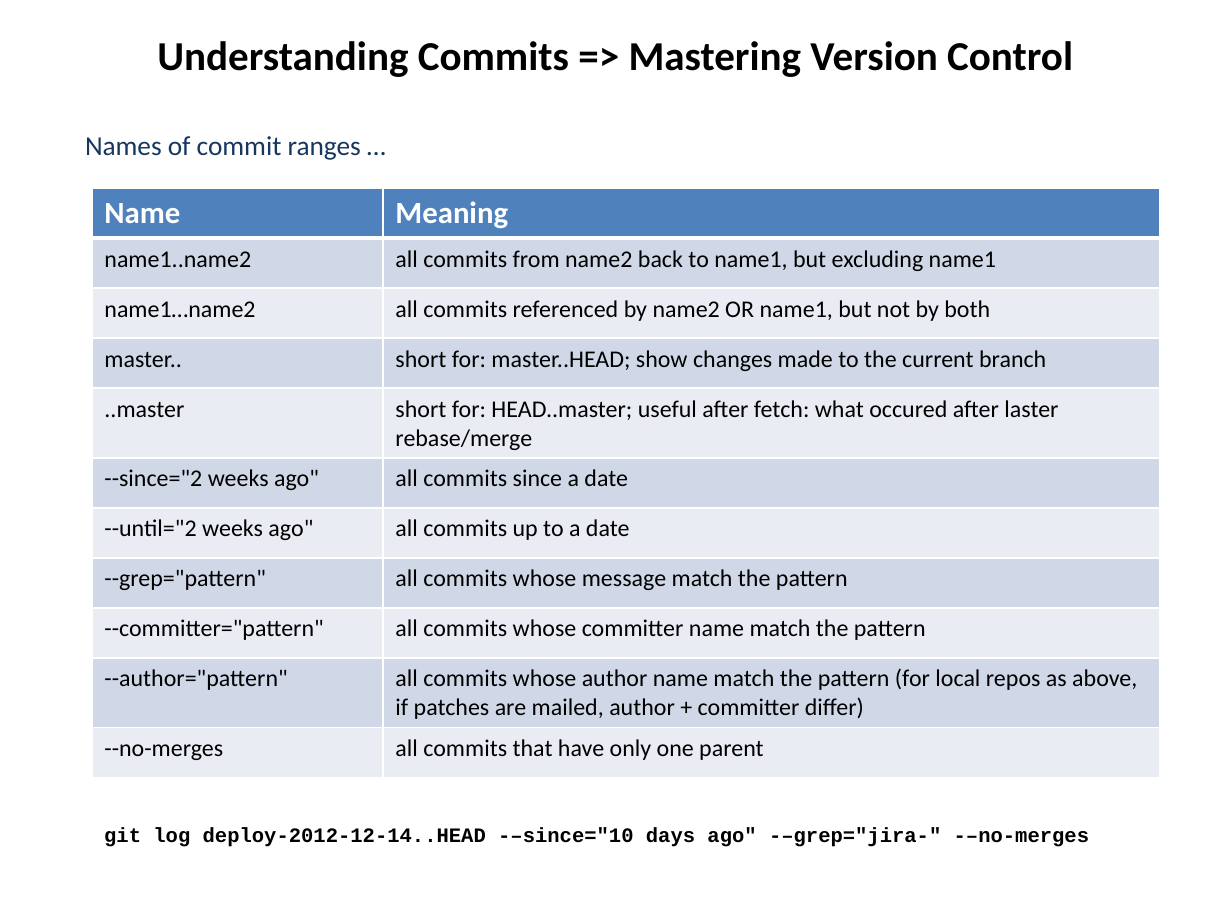
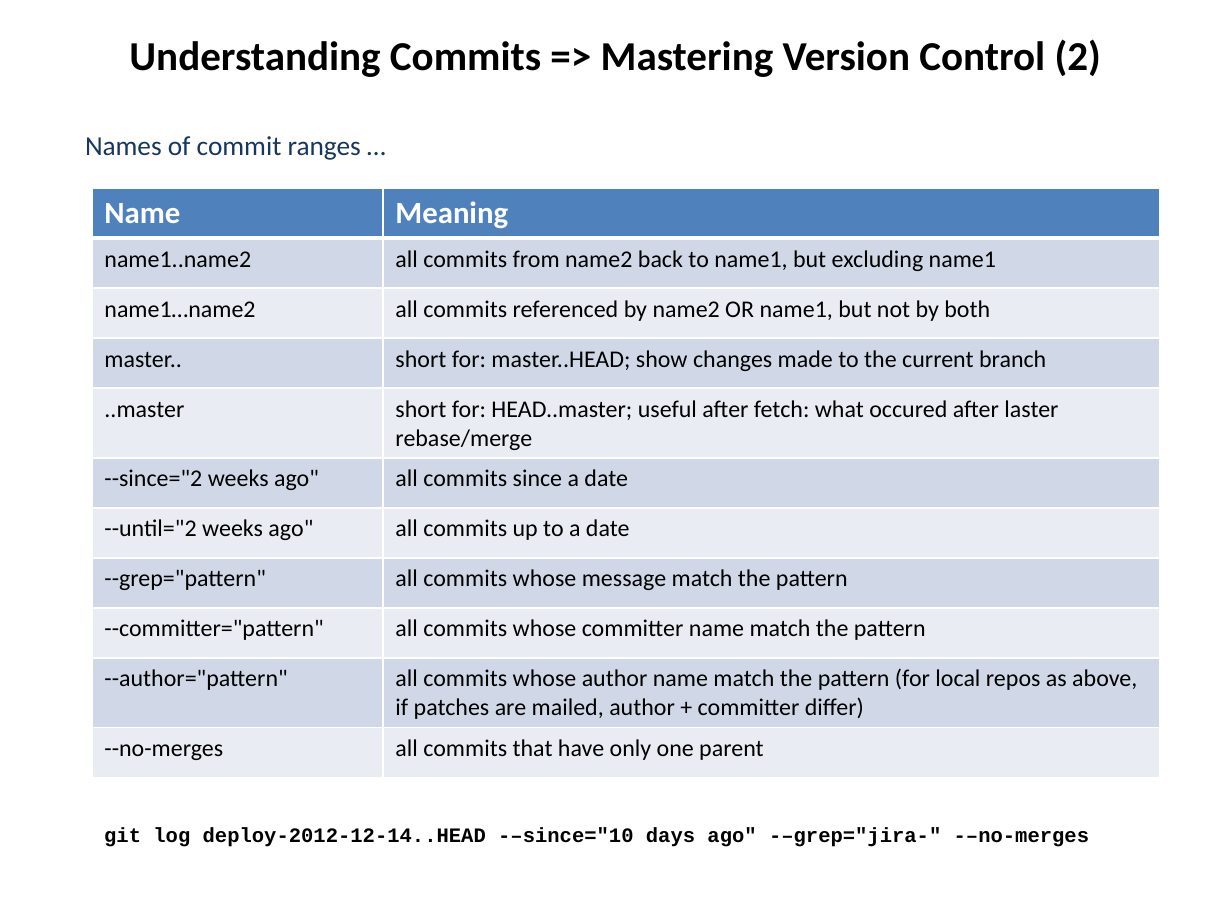
Before and after one commit to hanbei/git_tutorial, a slide deck: slide 34 of architektur.pptx. Drawn at 1232x924 pixels with LibreOffice and Linux fonts; fonts in the diff are those of the drawing. Boxes give left, top, right and bottom in pixels: in the first picture for what was removed or moved away, otherwise in the second. Text is boxed around its words. In the diff, an @@ line names an element or a change of style, - is before the commit and + after.

```diff
--- a/architektur.pptx
+++ b/architektur.pptx
@@ title at box(129, 39, 1101, 77): text changed @@
-Understanding Commits => Mastering Version Control
+Understanding Commits => Mastering Version Control (2)
```
Also in this commit, not shown: 11 other slides changed.
